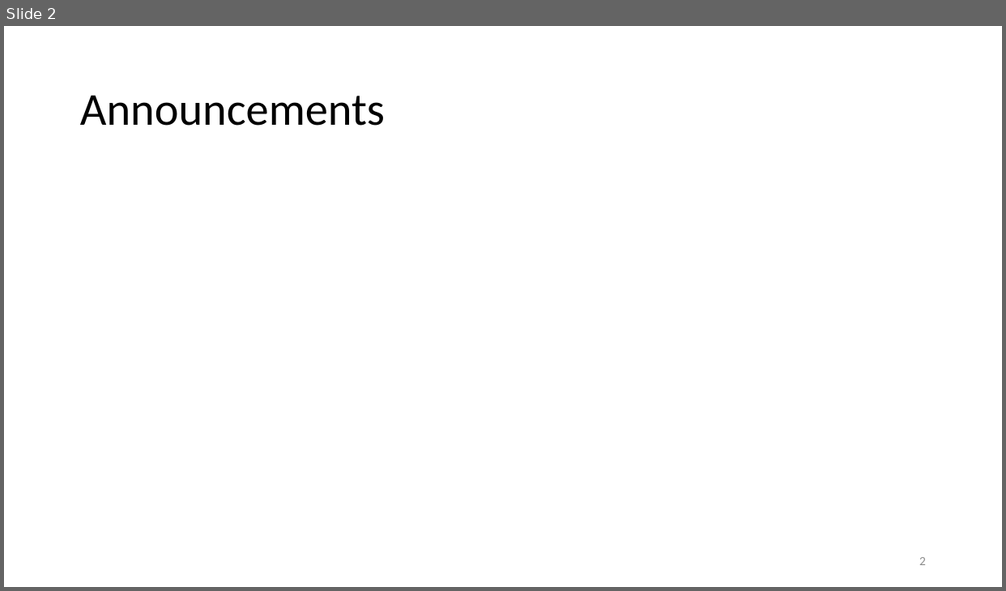
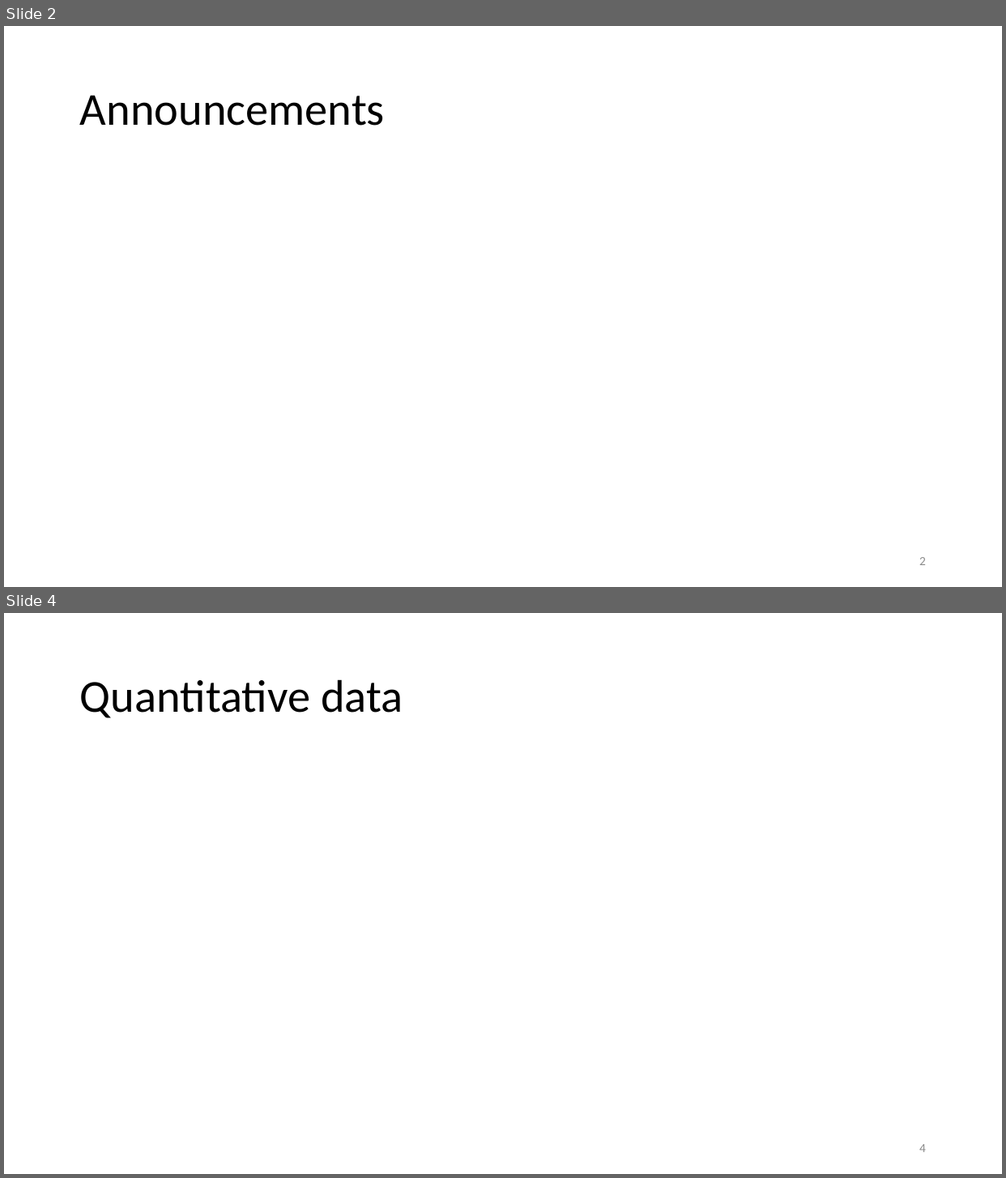
Before and after one commit to joshasuncion/ER-190C, a slide deck: lecture/Lecture 7 Sept 13/7 Visualization.pptx. Shown one above the other, each under a label of ours: slide 2 before the commit, slides 2 and 4 after it; the slides between them are not shown. The pictures are 1006x591 and 1006x1178 pixels, drawn with LibreOffice and Linux fonts; fonts in the diff are those of the drawing. Boxes give left, top, right and bottom in pixels: in the first picture for what was removed or moved away, otherwise in the second. Text is boxed around its words. In the diff, an @@ line names an element or a change of style, - is before the commit and + after.

```diff
--- a/lecture/Lecture 7 Sept 13/7 Visualization.pptx
+++ b/lecture/Lecture 7 Sept 13/7 Visualization.pptx
@@ slide 4 added at box(4, 613, 1002, 1174), background #FFFFFF @@
@@ title added at box(80, 679, 403, 718), 44 pt, text #000000 @@
+Quantitative data
@@ page number added at box(919, 1144, 926, 1152), 12 pt, text #8C8C8C @@
+4
```
Also in this commit, not shown: 14 other slides added, 5 other files.
